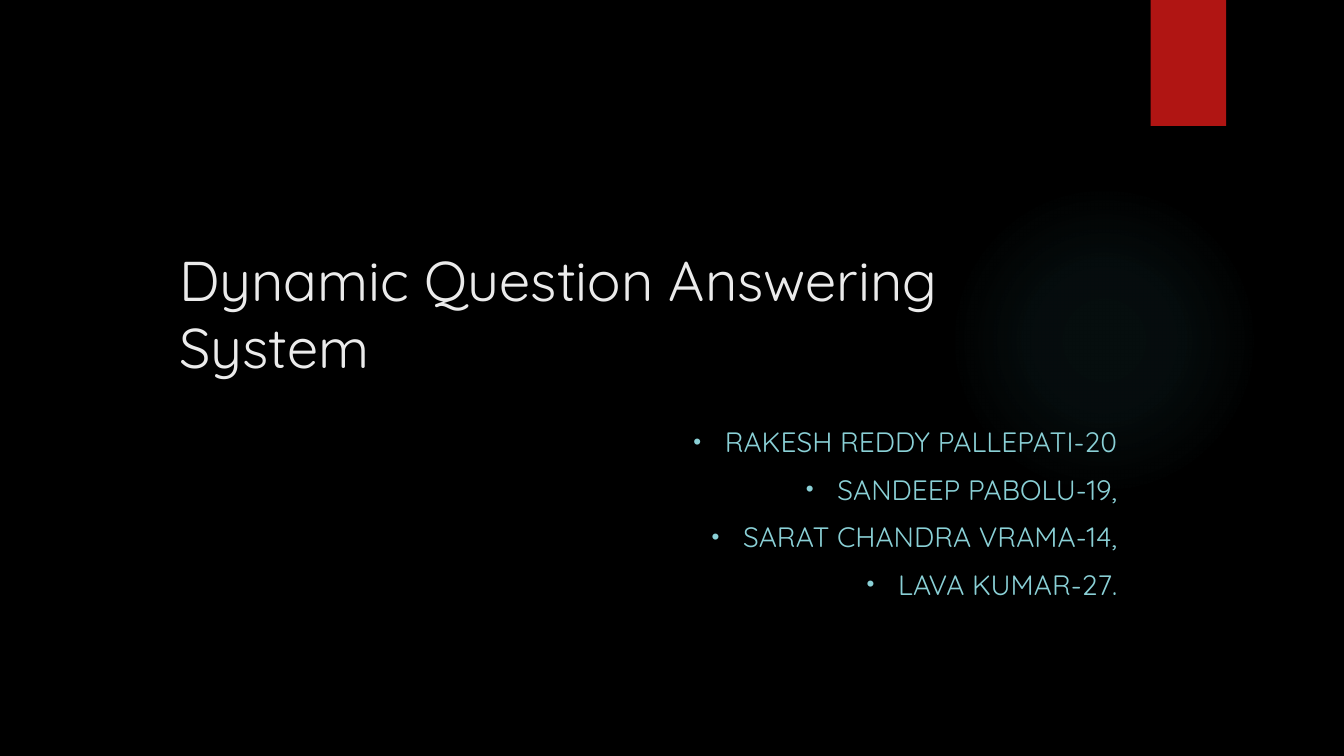
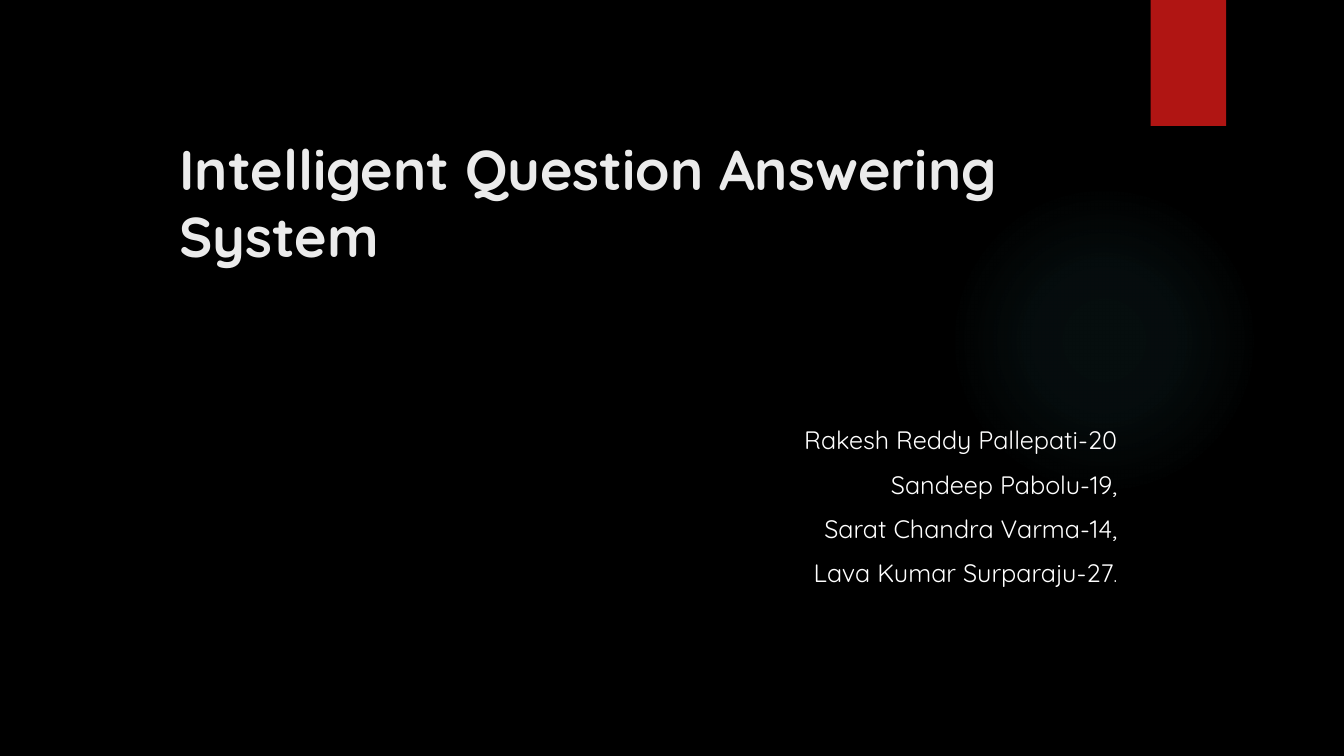
Before and after one commit to SaratM34/Dynamic-Intelligent-Q-A-System-with-Natural-Language-Processing, a slide deck: slide 1 of Documentation/project presentation.pptx. Drawn at 1344x756 pixels with LibreOffice and Linux fonts; fonts in the diff are those of the drawing; background and template pictures are left out. Boxes give left, top, right and bottom in pixels: in the first picture for what was removed or moved away, otherwise in the second. Text is boxed around its words. In the diff, an @@ line names an element or a change of style, - is before the commit and + after.

```diff
--- a/Documentation/project presentation.pptx
+++ b/Documentation/project presentation.pptx
@@ title at (x1=179, y1=148, x2=997, y2=269): text changed; bold on @@
-Dynamic Question Answering System
+Intelligent Question Answering System
@@ text at (x1=804, y1=430, x2=1118, y2=587): text changed; size 20 to 18 pt; text colour #8AD0D6 to #FFFFFF @@
-• RAKESH REDDY PALLEPATI-20
-• SANDEEP PABOLU-19,
-• SARAT CHANDRA VRAMA-14,
-• LAVA KUMAR-27.
+                Rakesh Reddy Pallepati-20
+                Sandeep Pabolu-19,
+                Sarat Chandra Varma-14,
+                Lava Kumar Surparaju-27.
```
Also in this commit, not shown: 8 other slides changed, 1 slide added, 1 slide removed, 2 other files.
